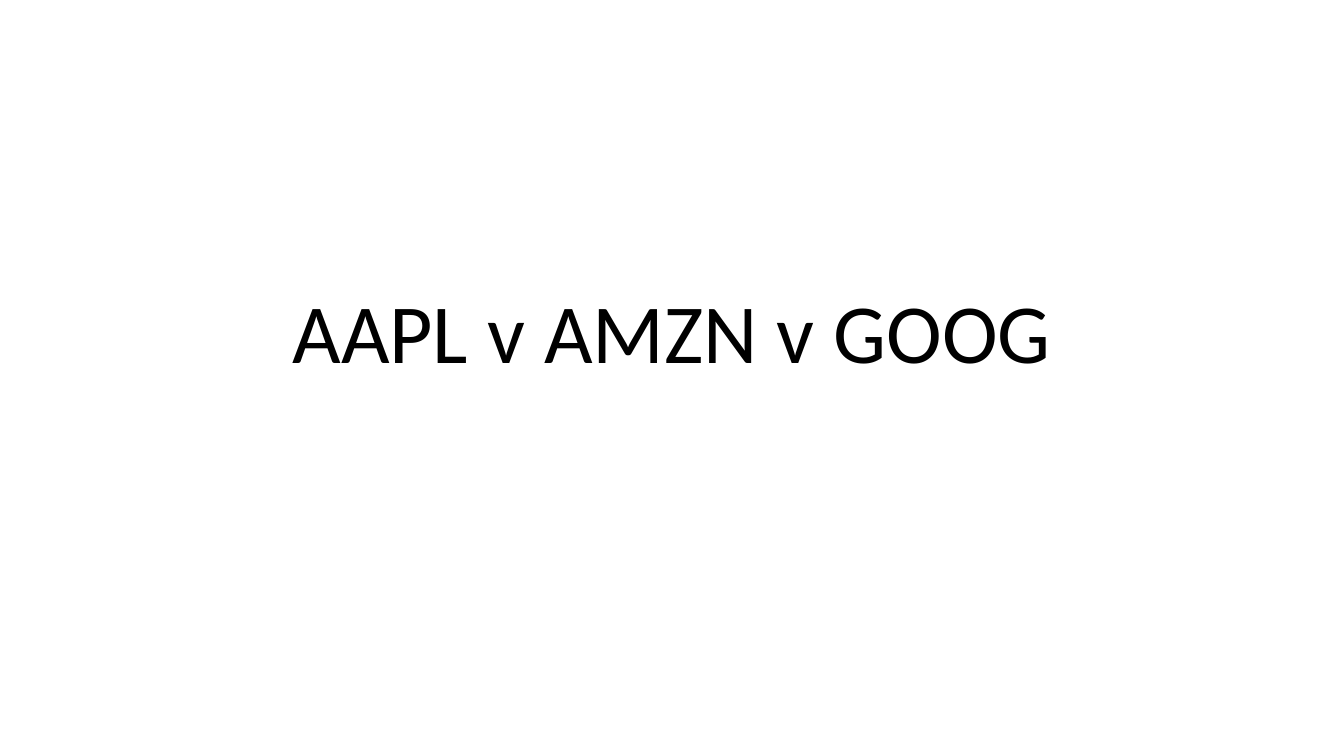
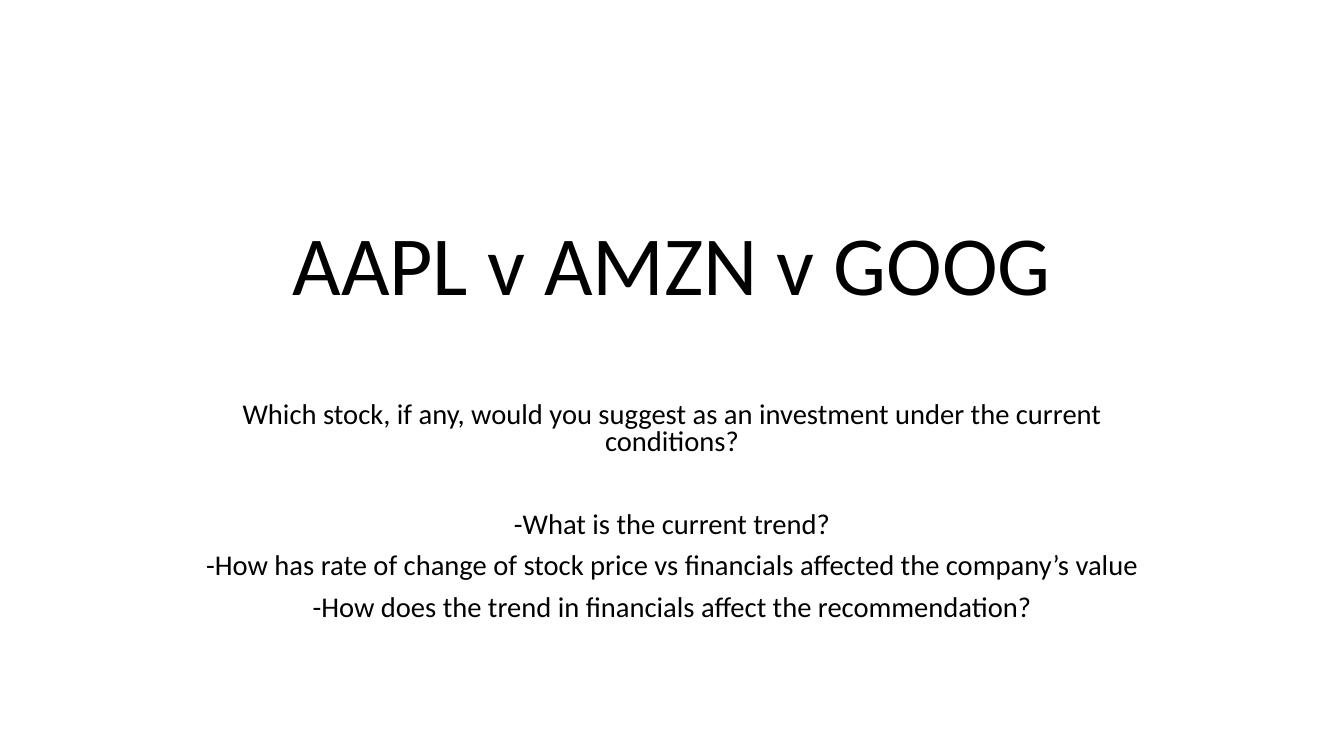
Before and after one commit to lyndsaywylie/Project-1, a slide deck: slide 1 of AAPL v AMZN v GOOG.pptx. Drawn at 1344x756 pixels with LibreOffice and Linux fonts; fonts in the diff are those of the drawing. Boxes give left, top, right and bottom in pixels: in the first picture for what was removed or moved away, otherwise in the second. Text is boxed around its words. In the diff, an @@ line names an element or a change of style, - is before the commit and + after.

Commit message:
update

```diff
--- a/AAPL v AMZN v GOOG.pptx
+++ b/AAPL v AMZN v GOOG.pptx
@@ title "AAPL v AMZN v GOOG": place and size @@
-title "AAPL v AMZN v GOOG" at <box>293,308,1051,364</box>
+title "AAPL v AMZN v GOOG" at <box>293,240,1051,296</box>
@@ subtitle added at <box>206,404,1138,618</box>, 20.4 pt, text #000000 @@
+Which stock, if any, would you suggest as an investment under the current conditions?
+-What is the current trend?
+-How has rate of change of stock price vs financials affected the company’s value
+-How does the trend in financials affect the recommendation?
```
